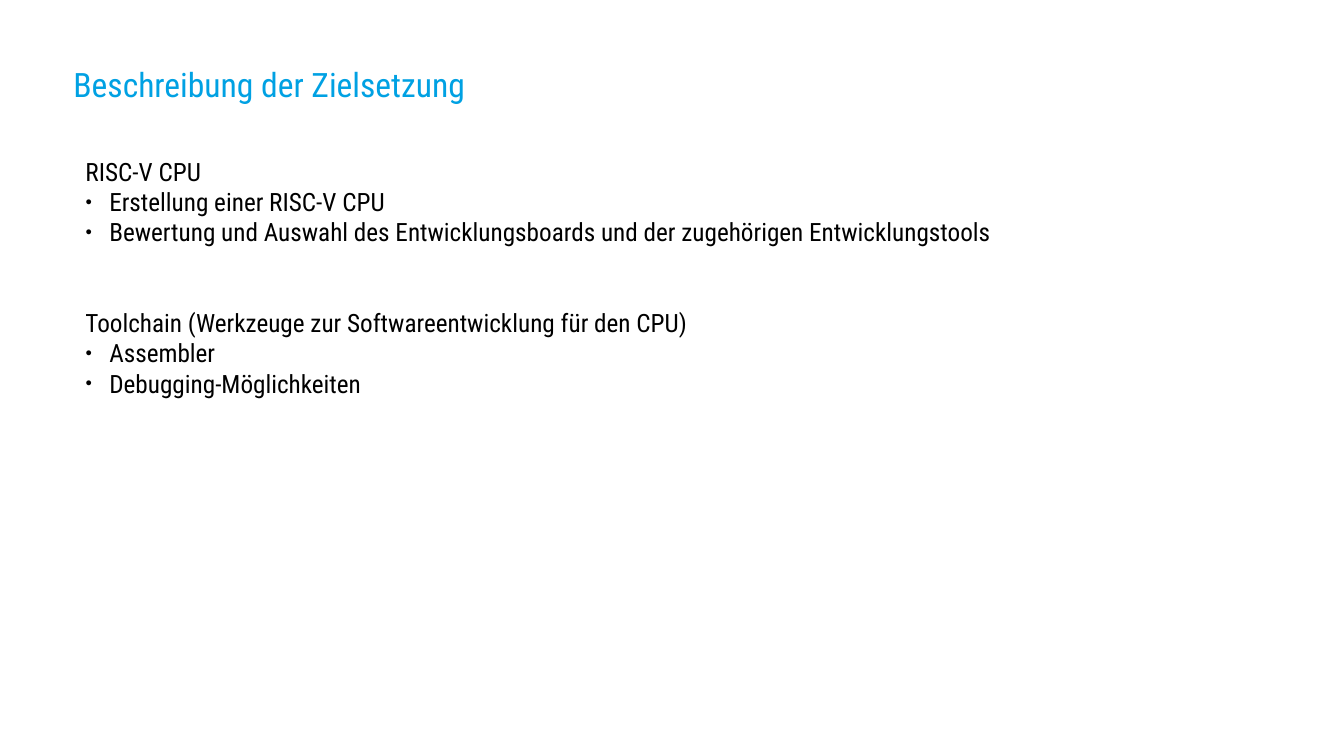
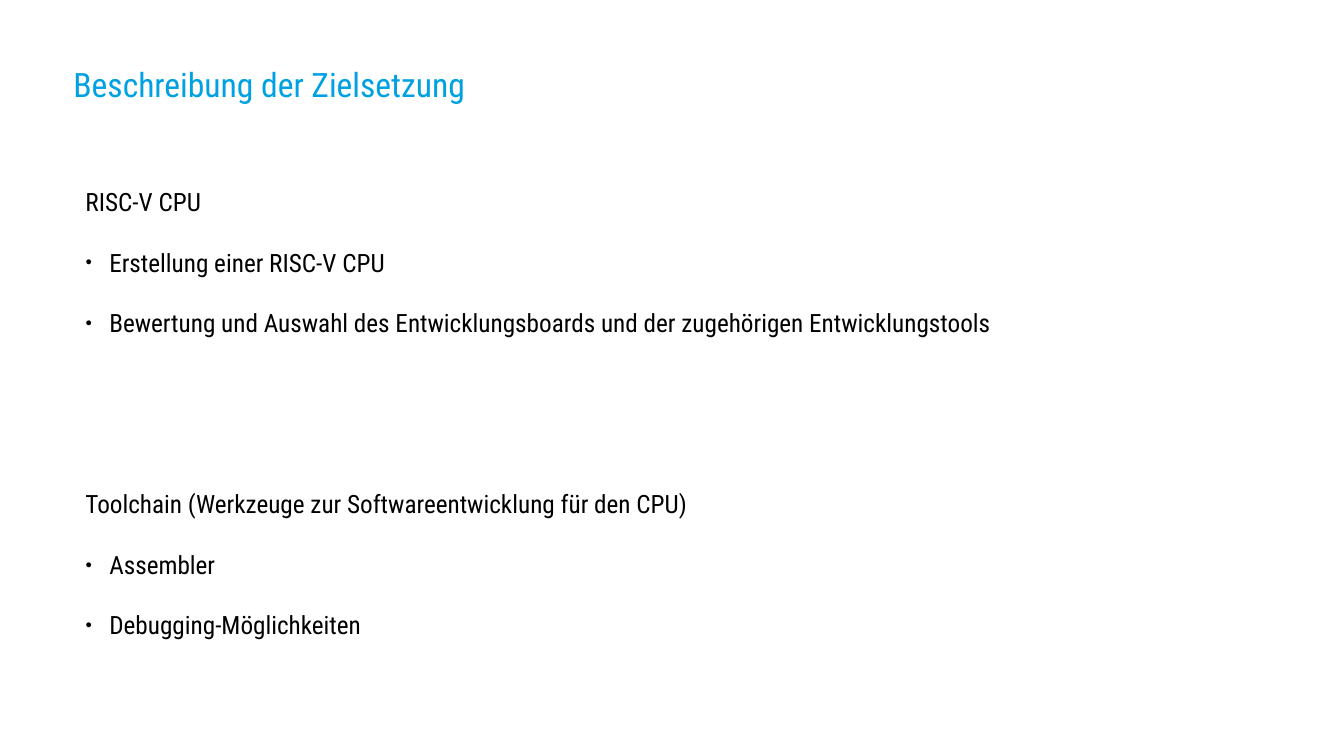
Before and after one commit to WolfgangBischoffTHAB/Studienarbeit_Report, a slide deck: slide 2 of Seminarpräsentation/RISCV_CPU_WolfgangBischoff_2228538.odp. Drawn at 1344x756 pixels with LibreOffice and Linux fonts; fonts in the diff are those of the drawing; background and template pictures are left out. Boxes give left, top, right and bottom in pixels: in the first picture for what was removed or moved away, otherwise in the second. Text is boxed around its words. In the diff, an @@ line names an element or a change of style, - is before the commit and + after.

```diff
--- a/Seminarpräsentation/RISCV_CPU_WolfgangBischoff_2228538.odp
+++ b/Seminarpräsentation/RISCV_CPU_WolfgangBischoff_2228538.odp
@@ text "RISC-V CPU" at (x1=85, y1=193, x2=990, y2=640): line spacing 1 to 2 @@
```
Also in this commit, not shown: 1 other slide changed, 3 slides added, 1 slide removed, 3 other files.
